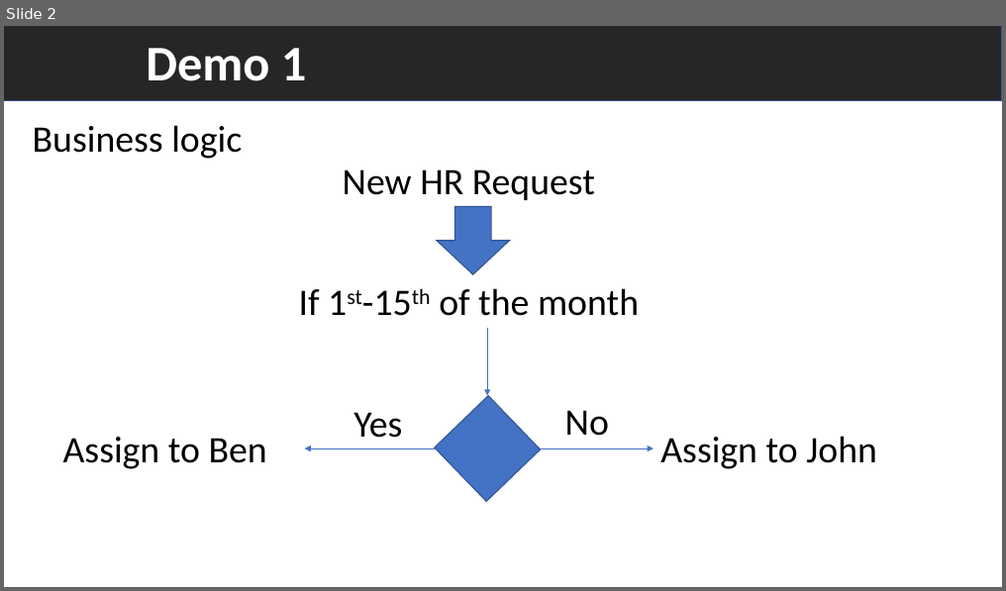
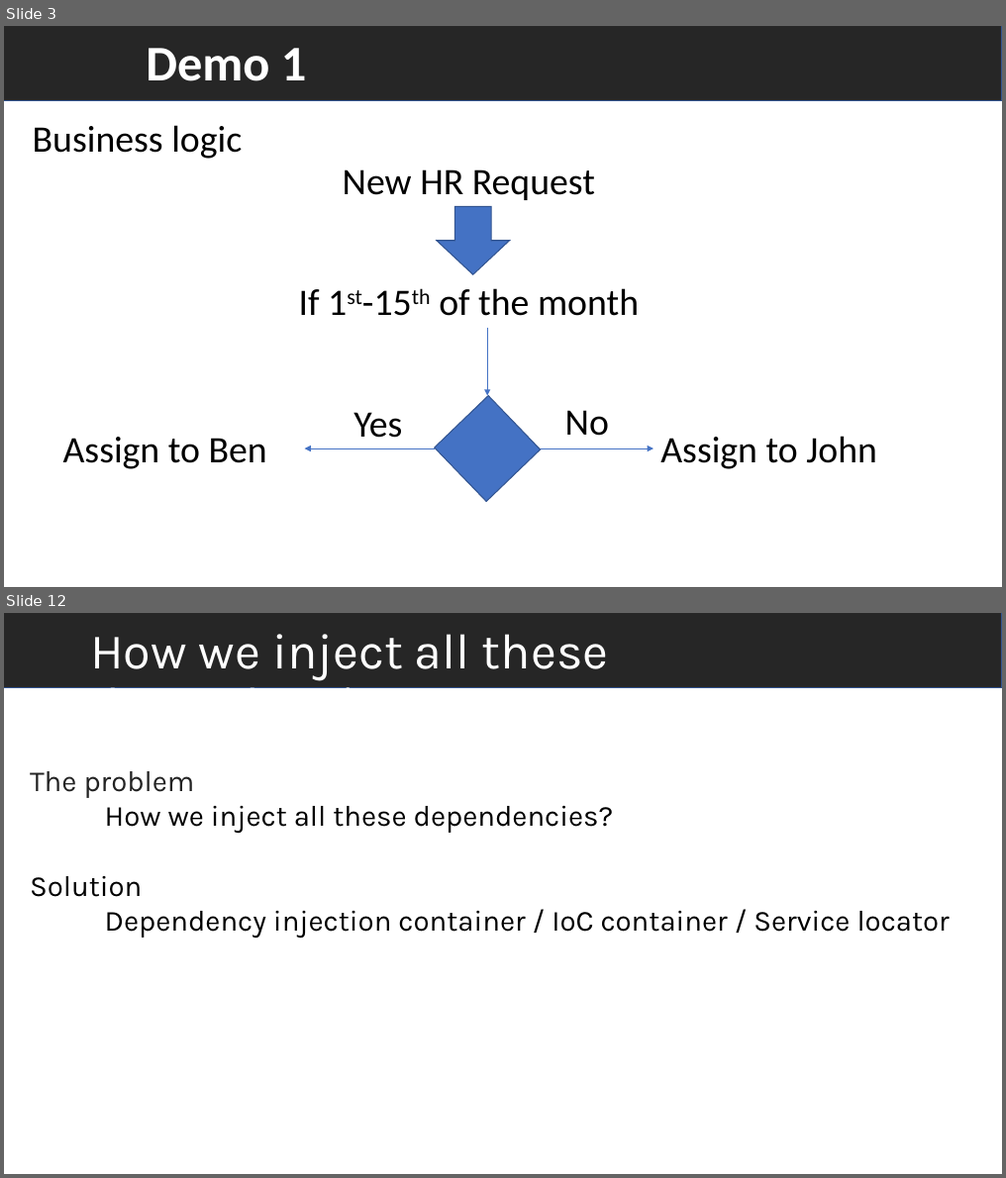
Before and after one commit to VelinGeorgiev/Introduction-Dependency-Injection-ASP.NET-Core, a slide deck: Dependency_Injection.pptx. Shown one above the other, each under a label of ours: slide 2 before the commit, slides 3 and 12 after it; the slides between them are not shown. The pictures are 1006x591 and 1006x1178 pixels, drawn with LibreOffice and Linux fonts; fonts in the diff are those of the drawing. Boxes give left, top, right and bottom in pixels: in the first picture for what was removed or moved away, otherwise in the second. Text is boxed around its words. In the diff, an @@ line names an element or a change of style, - is before the commit and + after.

```diff
--- a/Dependency_Injection.pptx
+++ b/Dependency_Injection.pptx
@@ slide 12 added at bbox=[4, 613, 1002, 1174], background #FFFFFF @@
@@ rectangle added at bbox=[4, 613, 1002, 688], fill #262626, outline #325491 1 pt @@
@@ text added at bbox=[90, 634, 608, 688], 48 pt, text #FFFFFF @@
+How we inject all these dependencies
@@ text added at bbox=[30, 771, 949, 938], 28 pt, text #000000 @@
+The problem
+How we inject all these dependencies?
+Solution
+Dependency injection container / IoC container / Service locator
@@ what was slide 2 is now slide 3 @@
```
Also in this commit, not shown: 3 slides changed, 11 other slides added.
